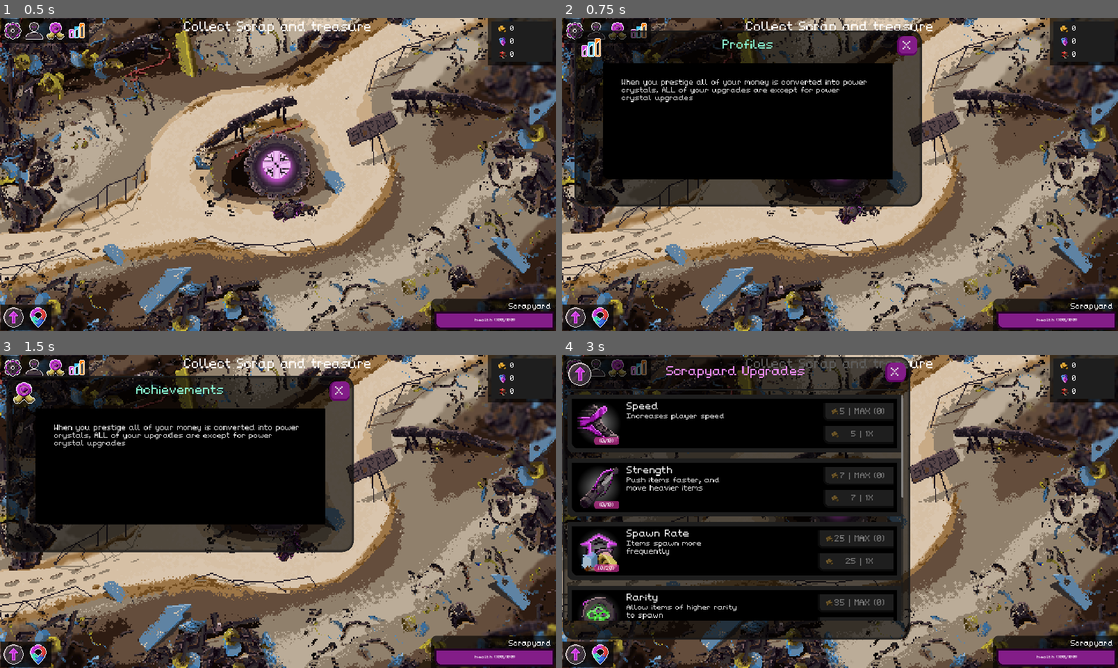
Above: before the commit, frames 1-4 (two rows, left to right).
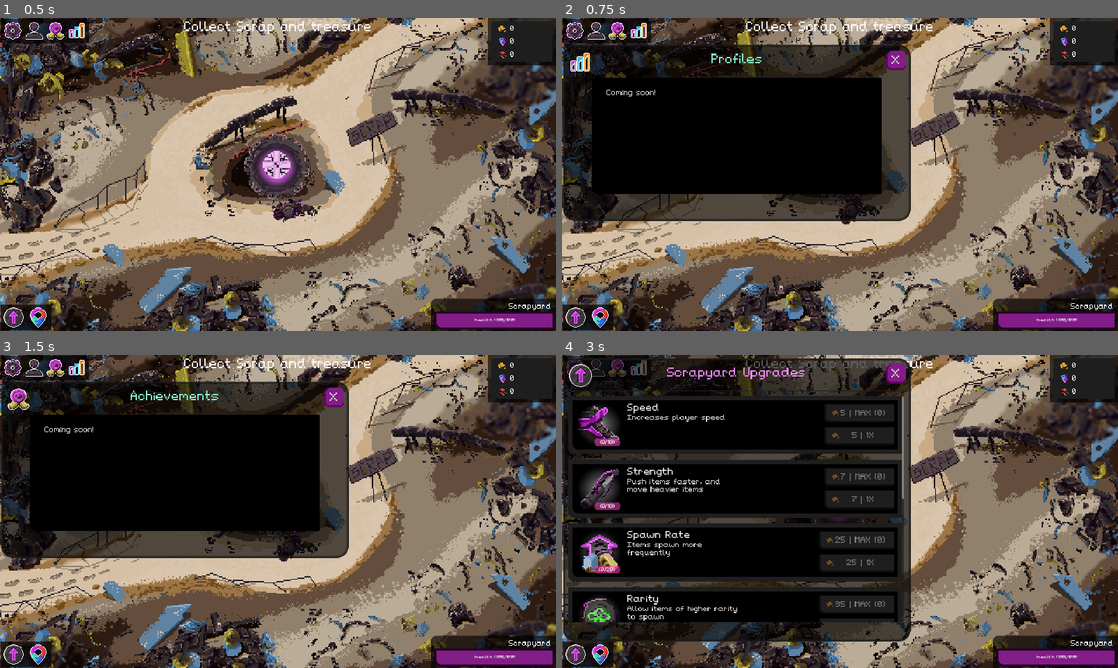
Above: after the commit, the same moments.

Repository: NathanHeaton/Robo-revolution
Game: Godot game, scene res://Main/main.tscn
Same seed, same stepped clock (60 frames per second), same inputs: the game is played once before the commit and once after it. Sound files missing from this copy of the repository are replaced by a short silence.
Inputs (mouse positions are in pixels of both pictures, inside the frame that each line leads up to):
- Up to frame 1 (0.5 s): no input
- Up to frame 2 (0.75 s): click (595, 30) at 0.5 s
- Up to frame 3 (1.5 s): click (55, 367) at 1.25 s
- Up to frame 4 (3 s): click (639, 367) at 2 s; click (573, 655) at 2.75 s

Frame 1 is identical in both runs. In frame 2, 12% of the frame differs, in the area x 0-65%, y 4-65%; in frame 3, 6.3%; in frame 4, 8.1%.

Commit message:
fixed bug with comapnion z layering fixed spacing and menu descriptions

Diff:
--- a/robo-revolution/Scenes/companion.tscn
+++ b/robo-revolution/Scenes/companion.tscn
@@ -197,6 +197,8 @@
 height = 25.3333
 
 [node name="companion" type="CharacterBody2D"]
+z_index = -1
+z_as_relative = false
 rotation = 1.5708
 scale = Vector2(3, 3)
 collision_layer = 2
--- a/robo-revolution/UI/hud.tscn
+++ b/robo-revolution/UI/hud.tscn
@@ -653,10 +653,10 @@
 layout_mode = 1
 anchors_preset = 9
 anchor_bottom = 1.0
-offset_left = 22.0
-offset_top = 26.0
-offset_right = 1182.0
-offset_bottom = -98.0
+offset_left = 24.0
+offset_top = 32.0
+offset_right = 1184.0
+offset_bottom = -92.0
 grow_vertical = 2
 theme_override_styles/panel = SubResource("StyleBoxFlat_ugnei")
 
@@ -733,10 +733,10 @@
 layout_mode = 1
 anchors_preset = 9
 anchor_bottom = 1.0
-offset_left = 22.0
-offset_top = 26.0
-offset_right = 1182.0
-offset_bottom = -98.0
+offset_left = 24.0
+offset_top = 24.0
+offset_right = 1184.0
+offset_bottom = -100.0
 grow_vertical = 2
 theme_override_styles/panel = SubResource("StyleBoxFlat_ugnei")
 
@@ -809,10 +809,10 @@
 layout_mode = 1
 anchors_preset = 9
 anchor_bottom = 1.0
-offset_left = 22.0
-offset_top = 26.0
-offset_right = 1182.0
-offset_bottom = -98.0
+offset_left = 24.0
+offset_top = 32.0
+offset_right = 1184.0
+offset_bottom = -92.0
 grow_vertical = 2
 theme_override_styles/panel = SubResource("StyleBoxFlat_ugnei")
 
@@ -889,10 +889,10 @@
 layout_mode = 1
 anchors_preset = 9
 anchor_bottom = 1.0
-offset_left = 22.0
-offset_top = 26.0
-offset_right = 1182.0
-offset_bottom = -98.0
+offset_left = 24.0
+offset_top = 32.0
+offset_right = 1184.0
+offset_bottom = -92.0
 grow_vertical = 2
 theme_override_styles/panel = SubResource("StyleBoxFlat_ugnei")
 
@@ -969,10 +969,10 @@
 layout_mode = 1
 anchors_preset = 9
 anchor_bottom = 1.0
-offset_left = 22.0
-offset_top = 26.0
-offset_right = 1182.0
-offset_bottom = -98.0
+offset_left = 24.0
+offset_top = 32.0
+offset_right = 1184.0
+offset_bottom = -92.0
 grow_vertical = 2
 theme_override_styles/panel = SubResource("StyleBoxFlat_ugnei")
 
@@ -1049,10 +1049,10 @@
 layout_mode = 1
 anchors_preset = 9
 anchor_bottom = 1.0
-offset_left = 22.0
-offset_top = 26.0
-offset_right = 1182.0
-offset_bottom = -98.0
+offset_left = 24.0
+offset_top = 32.0
+offset_right = 1184.0
+offset_bottom = -92.0
 grow_vertical = 2
 theme_override_styles/panel = SubResource("StyleBoxFlat_ugnei")
 
@@ -1129,10 +1129,10 @@
 layout_mode = 1
 anchors_preset = 9
 anchor_bottom = 1.0
-offset_left = 22.0
-offset_top = 26.0
-offset_right = 1182.0
-offset_bottom = -98.0
+offset_left = 24.0
+offset_top = 32.0
+offset_right = 1184.0
+offset_bottom = -92.0
 grow_vertical = 2
 theme_override_styles/panel = SubResource("StyleBoxFlat_ugnei")
 
@@ -1210,10 +1210,10 @@
 layout_mode = 1
 anchors_preset = 9
 anchor_bottom = 1.0
-offset_left = 22.0
-offset_top = 394.0
-offset_right = 1182.0
-offset_bottom = -98.0
+offset_left = 24.0
+offset_top = 392.0
+offset_right = 1184.0
+offset_bottom = -100.0
 grow_vertical = 2
 theme_override_styles/panel = SubResource("StyleBoxFlat_ugnei")
 
@@ -1394,10 +1394,10 @@
 layout_mode = 1
 anchors_preset = 9
 anchor_bottom = 1.0
-offset_left = 42.0
-offset_top = 92.0
-offset_right = 1202.0
-offset_bottom = -400.0
+offset_left = 24.0
+offset_top = 112.0
+offset_right = 1184.0
+offset_bottom = -380.0
 grow_vertical = 2
 theme_override_styles/panel = SubResource("StyleBoxFlat_ugnei")
 
@@ -1464,41 +1464,19 @@
 size_flags_vertical = 4
 theme_override_styles/panel = SubResource("StyleBoxFlat_xe6n0")
 
-[node name="MarginContainer" type="MarginContainer" parent="achievements_panel/Scrapyard_content/Panel"]
-custom_minimum_size = Vector2(900, 0)
-layout_mode = 2
-theme_override_constants/margin_left = 15
-theme_override_constants/margin_top = 15
-theme_override_constants/margin_right = 15
-theme_override_constants/margin_bottom = 15
-
-[node name="Upgarde_Content_Panel" type="Panel" parent="achievements_panel/Scrapyard_content/Panel/MarginContainer"]
+[node name="Upgarde_Content_Panel" type="Panel" parent="achievements_panel/Scrapyard_content/Panel"]
 layout_mode = 2
 theme_override_styles/panel = SubResource("StyleBoxFlat_o78p2")
 
-[node name="MarginContainer" type="MarginContainer" parent="achievements_panel/Scrapyard_content/Panel/MarginContainer/Upgarde_Content_Panel"]
-layout_mode = 1
-anchors_preset = 15
-anchor_right = 1.0
-anchor_bottom = 1.0
-grow_horizontal = 2
-grow_vertical = 2
-theme_override_constants/margin_left = 20
-theme_override_constants/margin_top = 10
-theme_override_constants/margin_right = 20
-theme_override_constants/margin_bottom = 10
-
-[node name="VBoxContainer" type="VBoxContainer" parent="achievements_panel/Scrapyard_content/Panel/MarginContainer/Upgarde_Content_Panel/MarginContainer"]
-custom_minimum_size = Vector2(350, 0)
-layout_mode = 2
-theme_override_constants/separation = 5
-
-[node name="Description" type="Label" parent="achievements_panel/Scrapyard_content/Panel/MarginContainer/Upgarde_Content_Panel/MarginContainer/VBoxContainer"]
-layout_mode = 2
+[node name="Description" type="Label" parent="achievements_panel/Scrapyard_content/Panel/Upgarde_Content_Panel"]
+layout_mode = 2
+offset_left = 20.0
+offset_top = 10.0
+offset_right = 886.0
+offset_bottom = 91.0
 theme_override_colors/font_color = Color(0.85098, 0.85098, 0.85098, 1)
 theme_override_font_sizes/font_size = 24
-text = "When you prestige all of your money is converted into power crystals, ALL of your upgrades are except for power crystal upgrades
-"
+text = "Coming soon!"
 autowrap_mode = 3
 
 [node name="profile_panel" type="Panel" parent="."]
@@ -1507,10 +1485,10 @@
 layout_mode = 1
 anchors_preset = 9
 anchor_bottom = 1.0
-offset_left = 63.0
-offset_top = 62.0
-offset_right = 1223.0
-offset_bottom = -430.0
+offset_left = 24.0
+offset_top = 112.0
+offset_right = 1184.0
+offset_bottom = -380.0
 grow_vertical = 2
 theme_override_styles/panel = SubResource("StyleBoxFlat_ugnei")
 
@@ -1578,52 +1556,31 @@
 size_flags_vertical = 4
 theme_override_styles/panel = SubResource("StyleBoxFlat_xe6n0")
 
-[node name="MarginContainer" type="MarginContainer" parent="profile_panel/Scrapyard_content/Panel"]
-custom_minimum_size = Vector2(900, 0)
-layout_mode = 2
-theme_override_constants/margin_left = 15
-theme_override_constants/margin_top = 15
-theme_override_constants/margin_right = 15
-theme_override_constants/margin_bottom = 15
-
-[node name="Upgarde_Content_Panel" type="Panel" parent="profile_panel/Scrapyard_content/Panel/MarginContainer"]
+[node name="Upgarde_Content_Panel" type="Panel" parent="profile_panel/Scrapyard_content/Panel"]
 layout_mode = 2
 theme_override_styles/panel = SubResource("StyleBoxFlat_o78p2")
 
-[node name="MarginContainer" type="MarginContainer" parent="profile_panel/Scrapyard_content/Panel/MarginContainer/Upgarde_Content_Panel"]
-layout_mode = 1
-anchors_preset = 15
-anchor_right = 1.0
-anchor_bottom = 1.0
-grow_horizontal = 2
-grow_vertical = 2
-theme_override_constants/margin_left = 20
-theme_override_constants/margin_top = 10
-theme_override_constants/margin_right = 20
-theme_override_constants/margin_bottom = 10
-
-[node name="VBoxContainer" type="VBoxContainer" parent="profile_panel/Scrapyard_content/Panel/MarginContainer/Upgarde_Content_Panel/MarginContainer"]
-custom_minimum_size = Vector2(350, 0)
-layout_mode = 2
-theme_override_constants/separation = 5
-
-[node name="Description" type="Label" parent="profile_panel/Scrapyard_content/Panel/MarginContainer/Upgarde_Content_Panel/MarginContainer/VBoxContainer"]
-layout_mode = 2
+[node name="Description" type="Label" parent="profile_panel/Scrapyard_content/Panel/Upgarde_Content_Panel"]
+layout_mode = 2
+offset_left = 20.0
+offset_top = 10.0
+offset_right = 886.0
+offset_bottom = 91.0
 theme_override_colors/font_color = Color(0.85098, 0.85098, 0.85098, 1)
 theme_override_font_sizes/font_size = 24
-text = "When you prestige all of your money is converted into power crystals, ALL of your upgrades are except for power crystal upgrades
-"
+text = "Coming soon!"
 autowrap_mode = 3
 
 [node name="settings_panel" type="Panel" parent="."]
+visible = false
 custom_minimum_size = Vector2(800, 400)
 layout_mode = 1
 anchors_preset = 9
 anchor_bottom = 1.0
-offset_left = 29.0
-offset_top = 113.0
-offset_right = 829.0
-offset_bottom = -143.0
+offset_left = 24.0
+offset_top = 112.0
+offset_right = 824.0
+offset_bottom = -144.0
 grow_vertical = 2
 theme_override_styles/panel = SubResource("StyleBoxFlat_ugnei")
 script = ExtResource("7_ad4nq")
